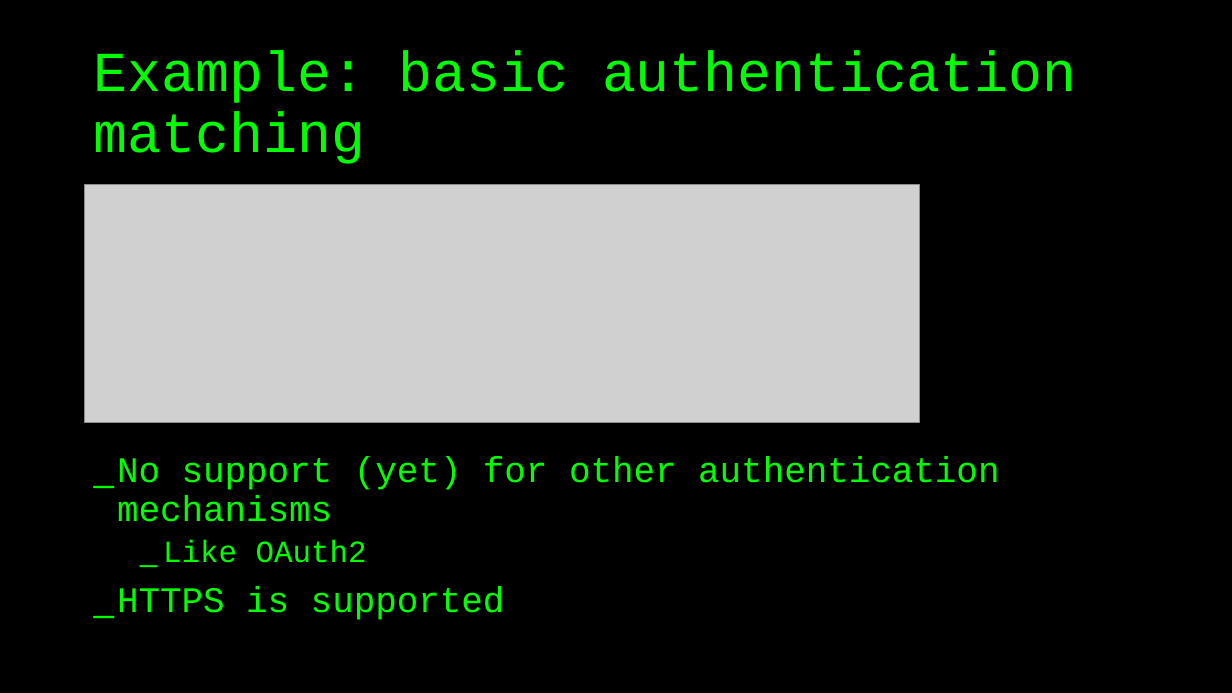
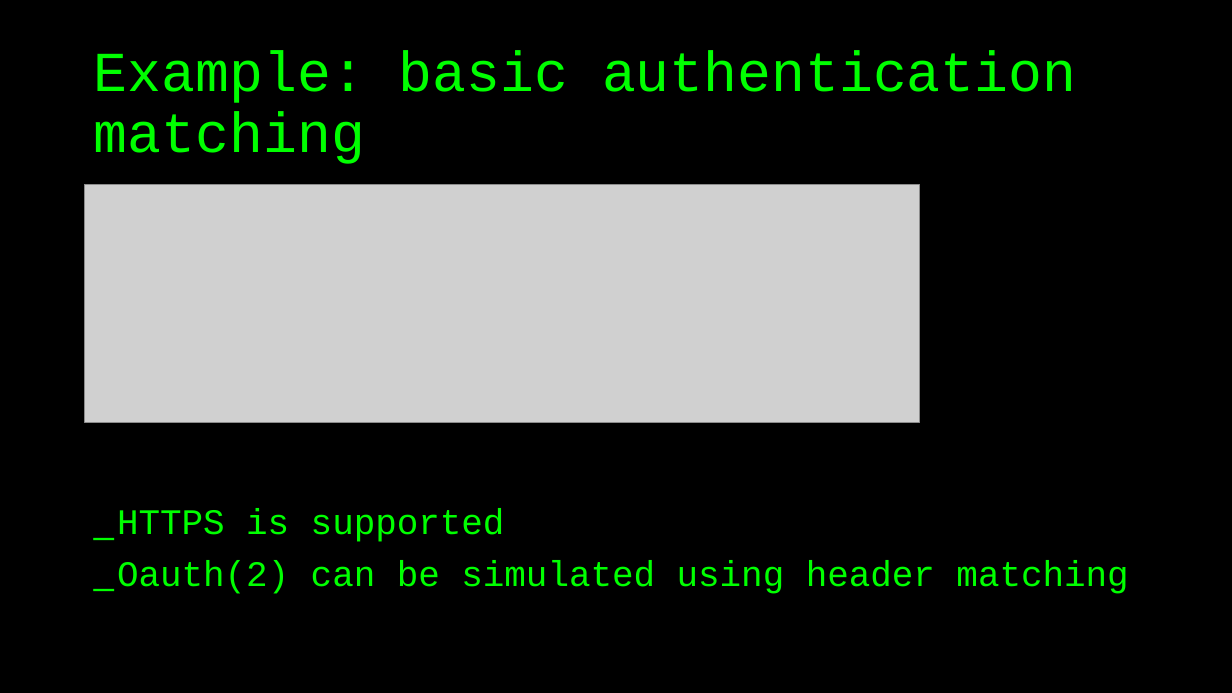
Before and after one commit to basdijkstra/wiremock-workshop, a slide deck: slide 27 of wiremock_workshop.pptx (slide 28 before the commit). Drawn at 1232x693 pixels with LibreOffice and Linux fonts; fonts in the diff are those of the drawing; grey boxes stand for pictures. Boxes give left, top, right and bottom in pixels: in the first picture for what was removed or moved away, otherwise in the second. Text is boxed around its words. In the diff, an @@ line names an element or a change of style, - is before the commit and + after.

```diff
--- a/wiremock_workshop.pptx
+++ b/wiremock_workshop.pptx
@@ text at <box>117,457,999,563</box>: paragraphs removed @@
-_ No support (yet) for other authentication mechanisms
-  _ Like OAuth2
@@ text at <box>117,560,1128,594</box>: paragraph added @@
+_ Oauth(2) can be simulated using header matching
```
Also in this commit, not shown: 5 other slides changed, 1 other file.
